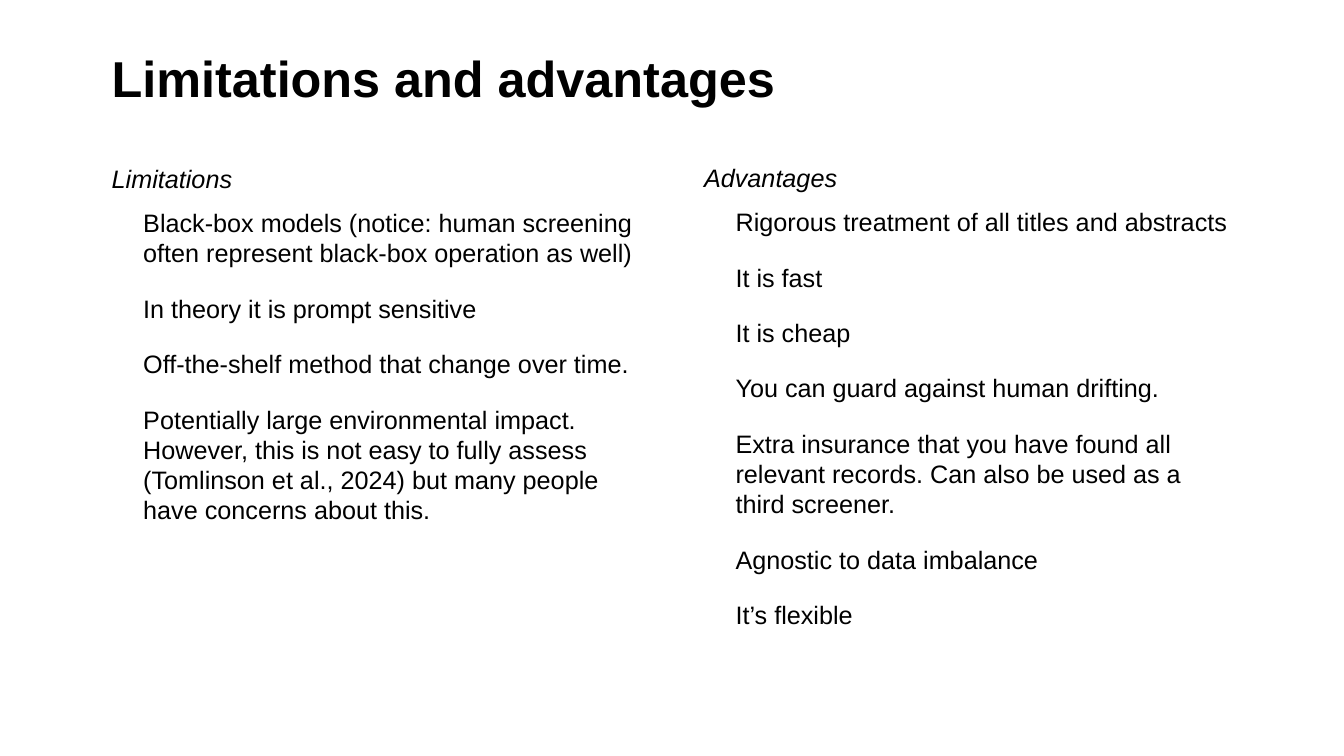
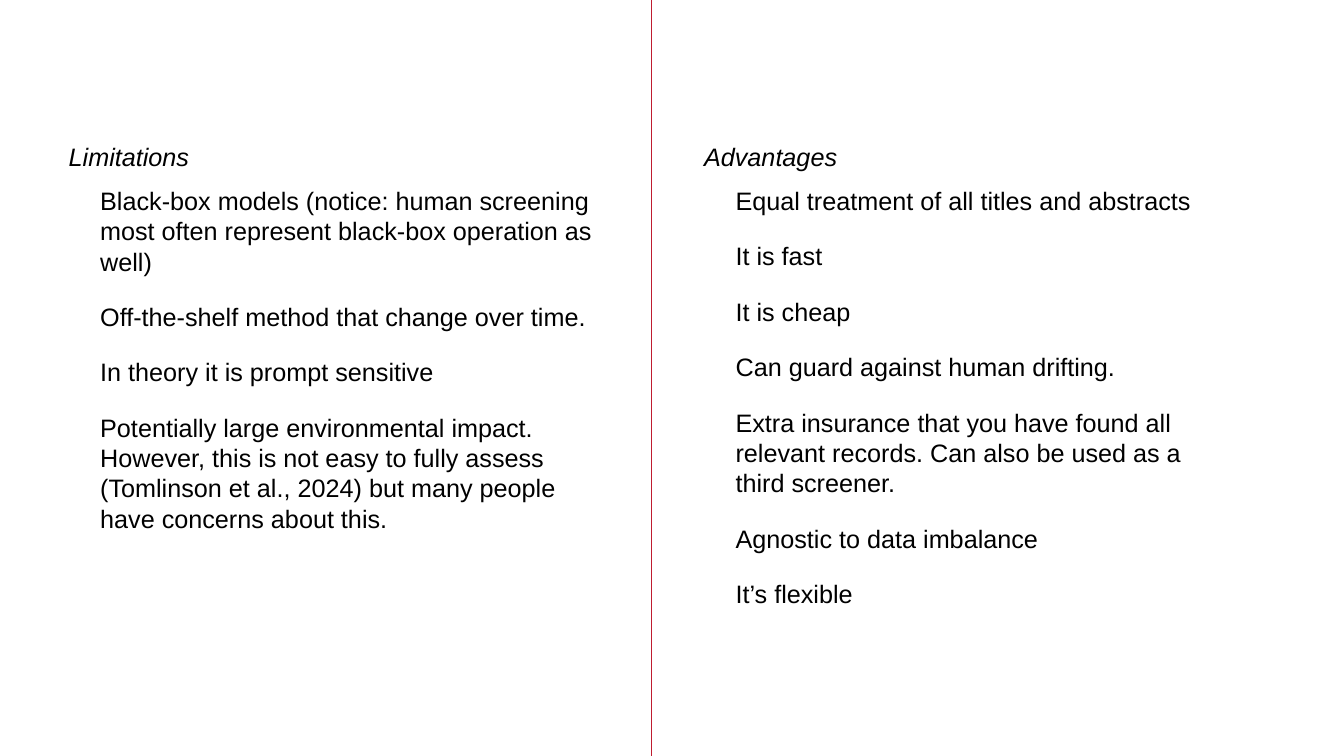
Before and after one commit to MikkelVembye/SRMA-SIG-presentation, a slide deck: slide 11 of SRMA SIG presentation 2024 .potx.pptx. Drawn at 1344x756 pixels with LibreOffice and Linux fonts; fonts in the diff are those of the drawing; background and template pictures are left out. Boxes give left, top, right and bottom in pixels: in the first picture for what was removed or moved away, otherwise in the second. Text is boxed around its words. In the diff, an @@ line names an element or a change of style, - is before the commit and + after.

```diff
--- a/SRMA SIG presentation 2024 .potx.pptx
+++ b/SRMA SIG presentation 2024 .potx.pptx
@@ line added from (651, 0) to (651, 756), #BF1D30 0.5 pt @@
@@ title removed at <box>112,60,775,107</box> @@
-Limitations and advantages
@@ text "Limitations": place and size @@
-text "Limitations" at <box>112,169,632,520</box>
+text "Limitations" at <box>69,147,592,529</box>
@@ text "Advantages": place and size @@
-text "Advantages" at <box>704,168,1227,574</box>
+text "Advantages" at <box>704,147,1190,604</box>
@@ text at <box>100,191,592,332</box>: text changed @@
-• Black-box models (notice: human screening often represent black-box operation as well)
+• Black-box models (notice: human screening most often represent black-box operation as well)
+• Off-the-shelf method that change over time.
@@ text at <box>736,191,1190,216</box>: text changed @@
-• Rigorous treatment of all titles and abstracts
+• Equal treatment of all titles and abstracts
@@ text at <box>143,354,629,379</box>: paragraph removed @@
-• Off-the-shelf method that change over time.
@@ text at <box>736,357,1115,382</box>: text changed @@
-• You can guard against human drifting.
+• Can guard against human drifting.
```
Also in this commit, not shown: 10 other slides changed, 5 other files.
